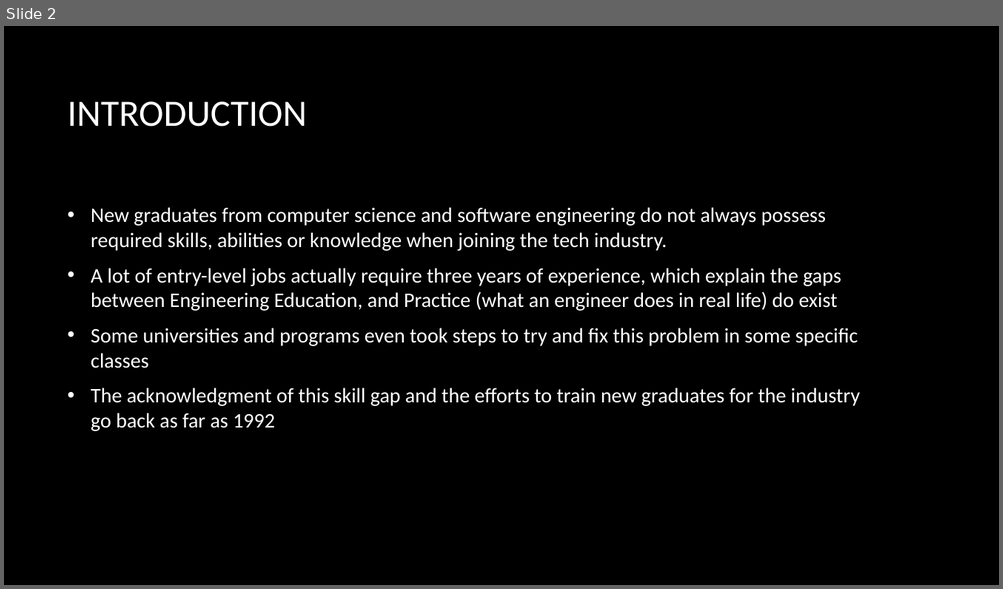
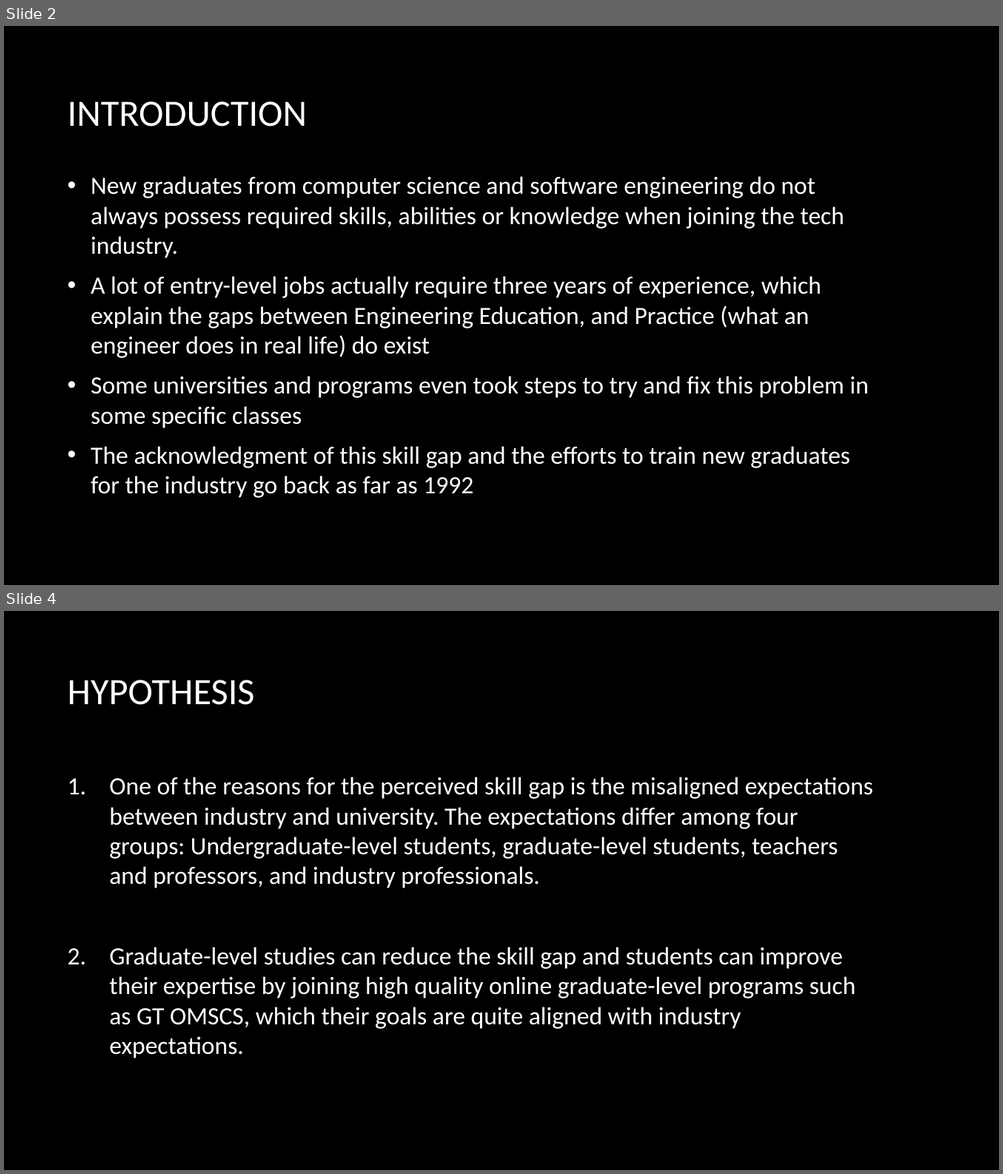
Before and after one commit to alanfranz/cs6460-teamcsse, a slide deck: Final Project/Project_Presentation.pptx. Shown one above the other, each under a label of ours: slide 2 before the commit, slides 2 and 4 after it; the slides between them are not shown. The pictures are 1003x589 and 1003x1174 pixels, drawn with LibreOffice and Linux fonts; fonts in the diff are those of the drawing; background and template pictures are left out. Boxes give left, top, right and bottom in pixels: in the first picture for what was removed or moved away, otherwise in the second. Text is boxed around its words. In the diff, an @@ line names an element or a change of style, - is before the commit and + after.

```diff
--- a/Final Project/Project_Presentation.pptx
+++ b/Final Project/Project_Presentation.pptx
@@ slide 4 added at (4, 611, 999, 1170), background picture (left out) @@
@@ title added at (68, 680, 255, 705), 36 pt, text #FFFFFF @@
+HYPOTHESIS
@@ text added at (109, 777, 873, 1059), 24 pt, text #FFFFFF @@
+1. One of the reasons for the perceived skill gap is the misaligned expectations between industry and university. The expectations differ among four groups: Undergraduate-level students, graduate-level students, teachers and professors, and industry professionals.
+2. Graduate-level studies can reduce the skill gap and students can improve their expertise by joining high quality online graduate-level programs such as GT OMSCS, which their goals are quite aligned with industry expectations.
@@ slide 2 changed as well @@
@@ text "New graduates from computer science ...": place and size @@
-text "New graduates from computer science ..." at (91, 207, 859, 432)
+text "New graduates from computer science ..." at (91, 176, 868, 498)
@@ text "New graduates from computer science ..." at (91, 176, 868, 498): size 20 to 24 pt @@
```
Also in this commit, not shown: 1 other slide changed, 5 other slides added, 1 slide removed.
